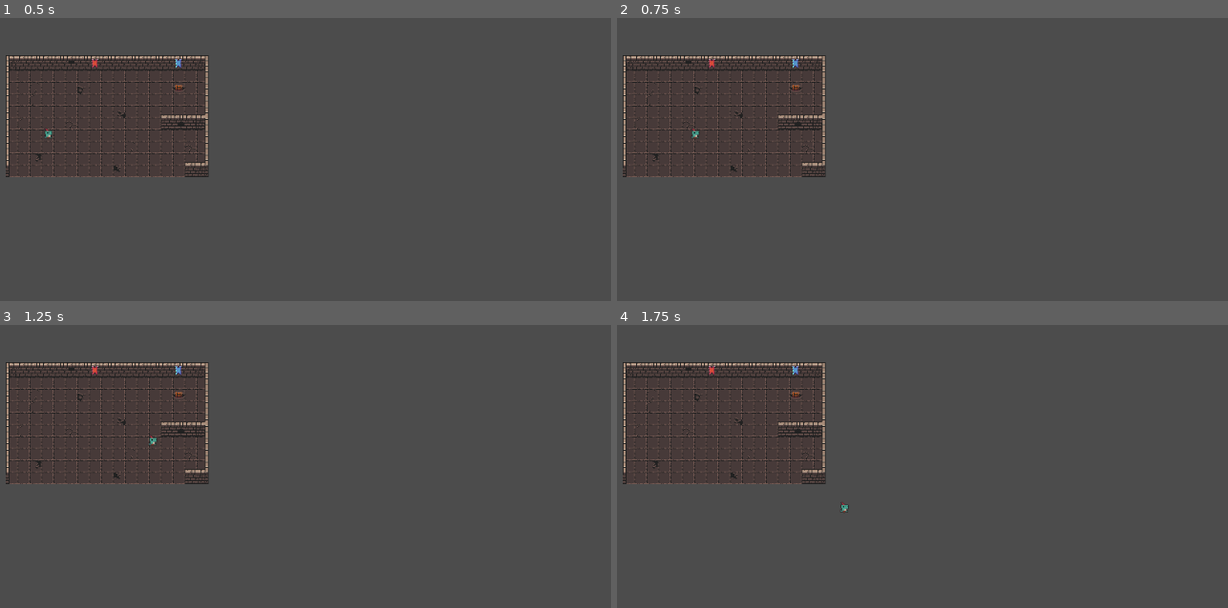
Above: before the commit, frames 1-4 (two rows, left to right).
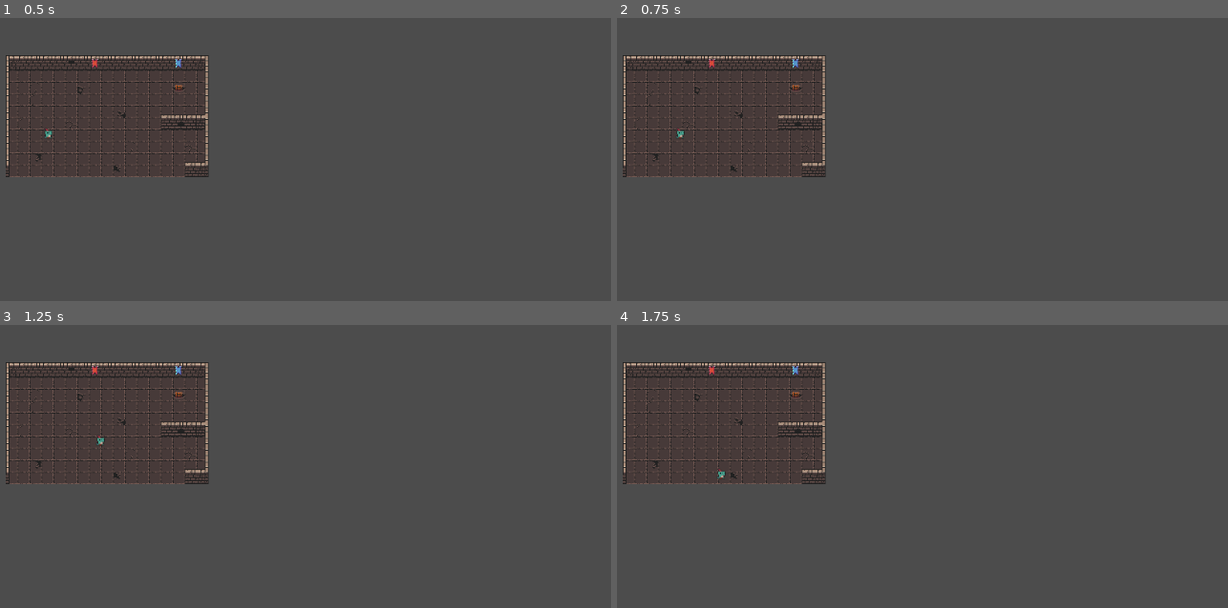
Above: after the commit, the same moments.

Repository: astafford2/Sticky-n-Stoned
Game: Godot game, scene res://src/Testing.tscn
The game is run twice, just before and just after one commit, with the same random seed, the same clock (stepped at 60 frames per second) and the same inputs. The project has no main scene, so this scene is started directly.
Inputs:
- Up to frame 1 (0.5 s): no input
- Up to frame 2 (0.75 s): tap Enter at 0.5 s; hold D (move_right) from 0.53 s (still down)
- Up to frame 3 (1.25 s): keep holding D (move_right)
- Up to frame 4 (1.75 s): tap Space at 1.25 s; release D (move_right) at 1.28 s; hold S (move_down) from 1.28 s (still down)

Frame 1 is identical in both runs. In frame 2, less than 0.1% of the frame differs, in the area x 9-14%, y 39-43%; in frame 3, less than 0.1%; in frame 4, less than 0.1%, in the area x 16-38%, y 50-67%.

Commit message:
Add else's to stop player once keys let up

Diff:
--- a/project/src/characters/Player.gd
+++ b/project/src/characters/Player.gd
@@ -1,7 +1,7 @@
 extends KinematicBody2D
 
 
-const run_speed := 200
+const run_speed := 100
 
 var velocity := Vector2()
 
@@ -17,11 +17,15 @@
 		velocity.y = -run_speed
 	elif Input.is_action_pressed("move_down"):
 		velocity.y = run_speed
+	else:
+		velocity.y = 0
 	if Input.is_action_pressed("move_right"):
 		player_sprite.flip_h = false
 		velocity.x = run_speed
 	elif Input.is_action_pressed("move_left"):
 		player_sprite.flip_h = true
 		velocity.x = -run_speed
+	else:
+		velocity.x = 0
 
 	velocity = move_and_slide(velocity, Vector2.ZERO)
